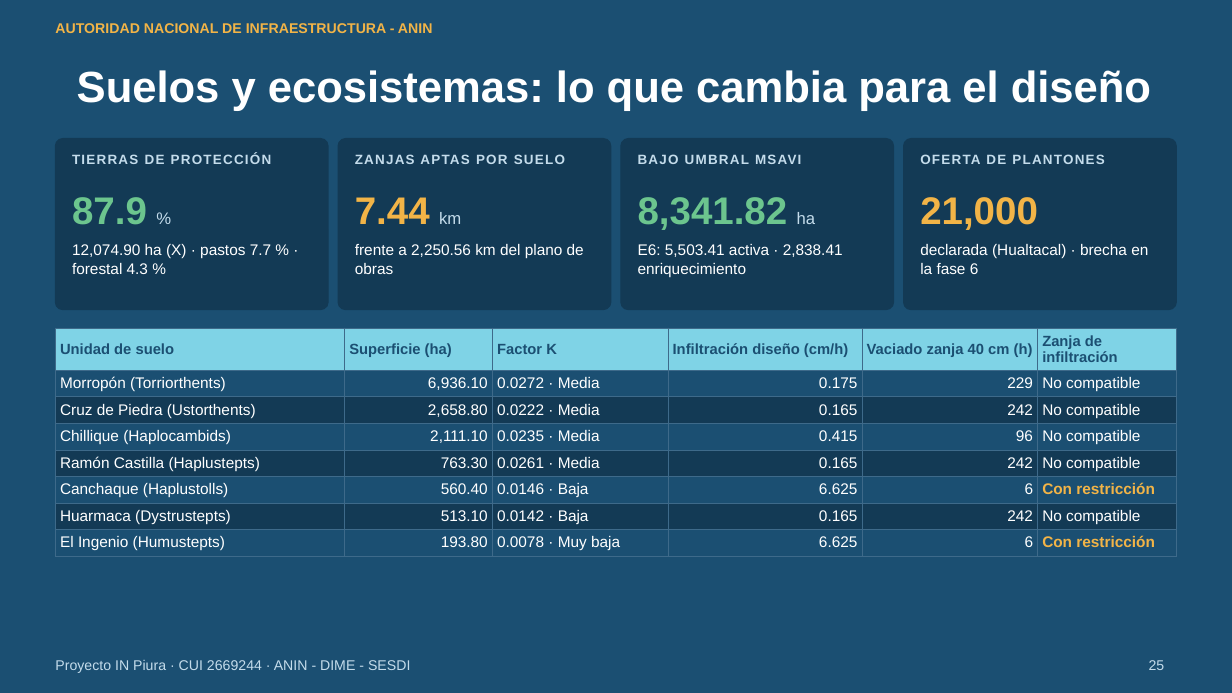
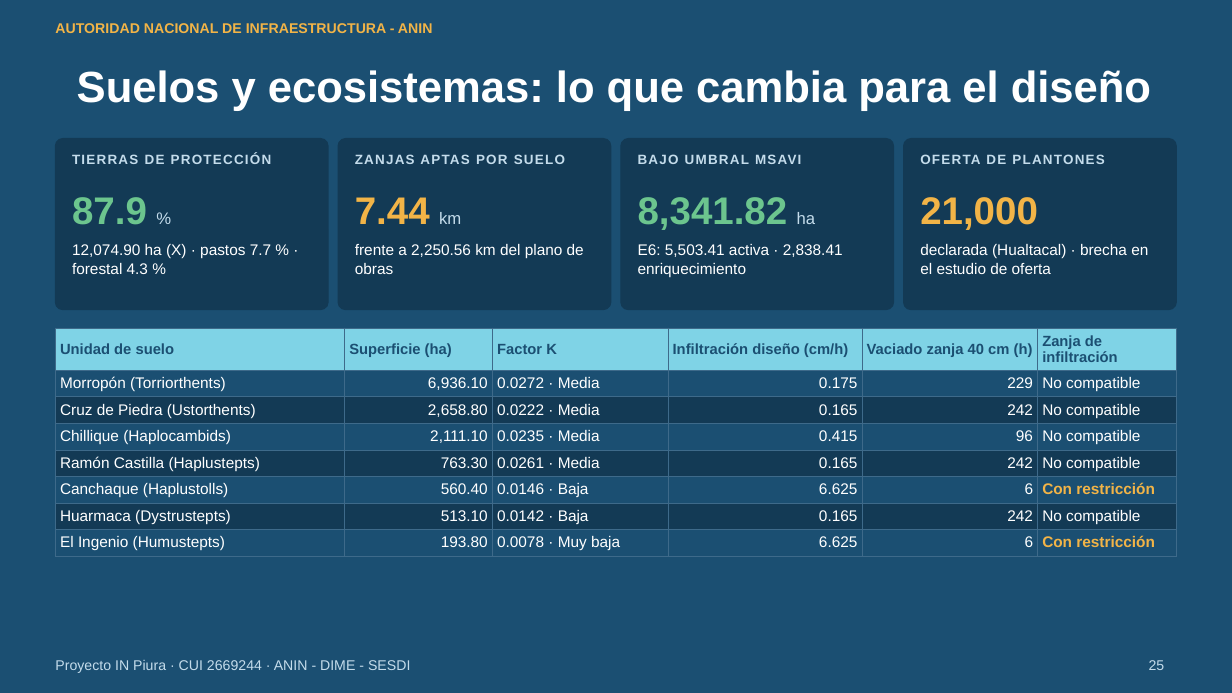
Before and after one commit to salomoncahuas-tech/Salomon1969, a slide deck: slide 25 of presentaciones/avance_perfil_sesdi_2026-11-03/Avance_Perfil_IN_Piura_SESDI_03_noviembre.pptx. Drawn at 1232x693 pixels with LibreOffice and Linux fonts; fonts in the diff are those of the drawing. Boxes give left, top, right and bottom in pixels: in the first picture for what was removed or moved away, otherwise in the second. Text is boxed around its words. In the diff, an @@ line names an element or a change of style, - is before the commit and + after.

```diff
--- a/presentaciones/avance_perfil_sesdi_2026-11-03/Avance_Perfil_IN_Piura_SESDI_03_noviembre.pptx
+++ b/presentaciones/avance_perfil_sesdi_2026-11-03/Avance_Perfil_IN_Piura_SESDI_03_noviembre.pptx
@@ text at box(920, 244, 1148, 274): text changed @@
-declarada (Hualtacal) · brecha en la fase 6
+declarada (Hualtacal) · brecha en el estudio de oferta
```
Also in this commit, not shown: 8 other slides changed, 3 other files.
